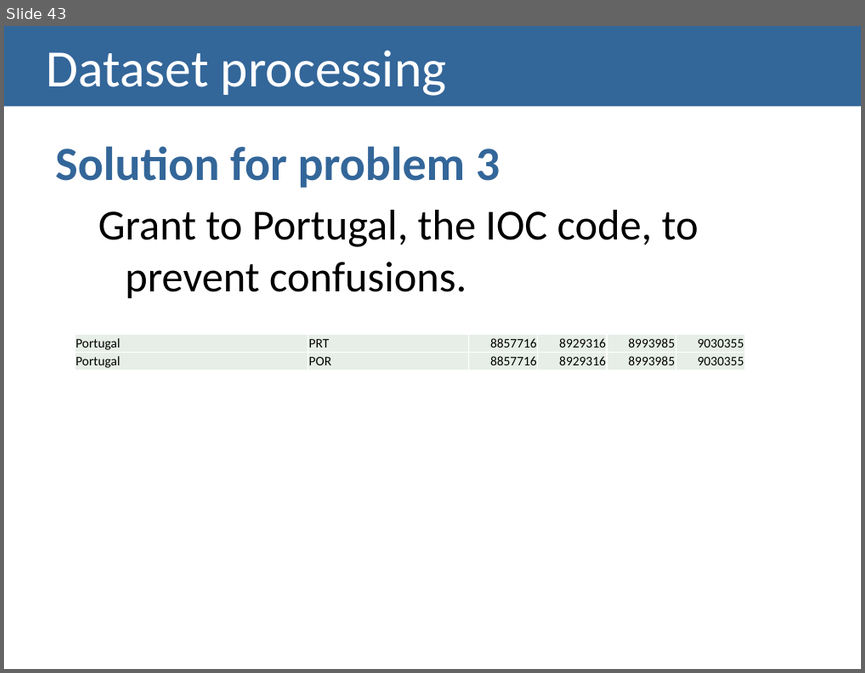
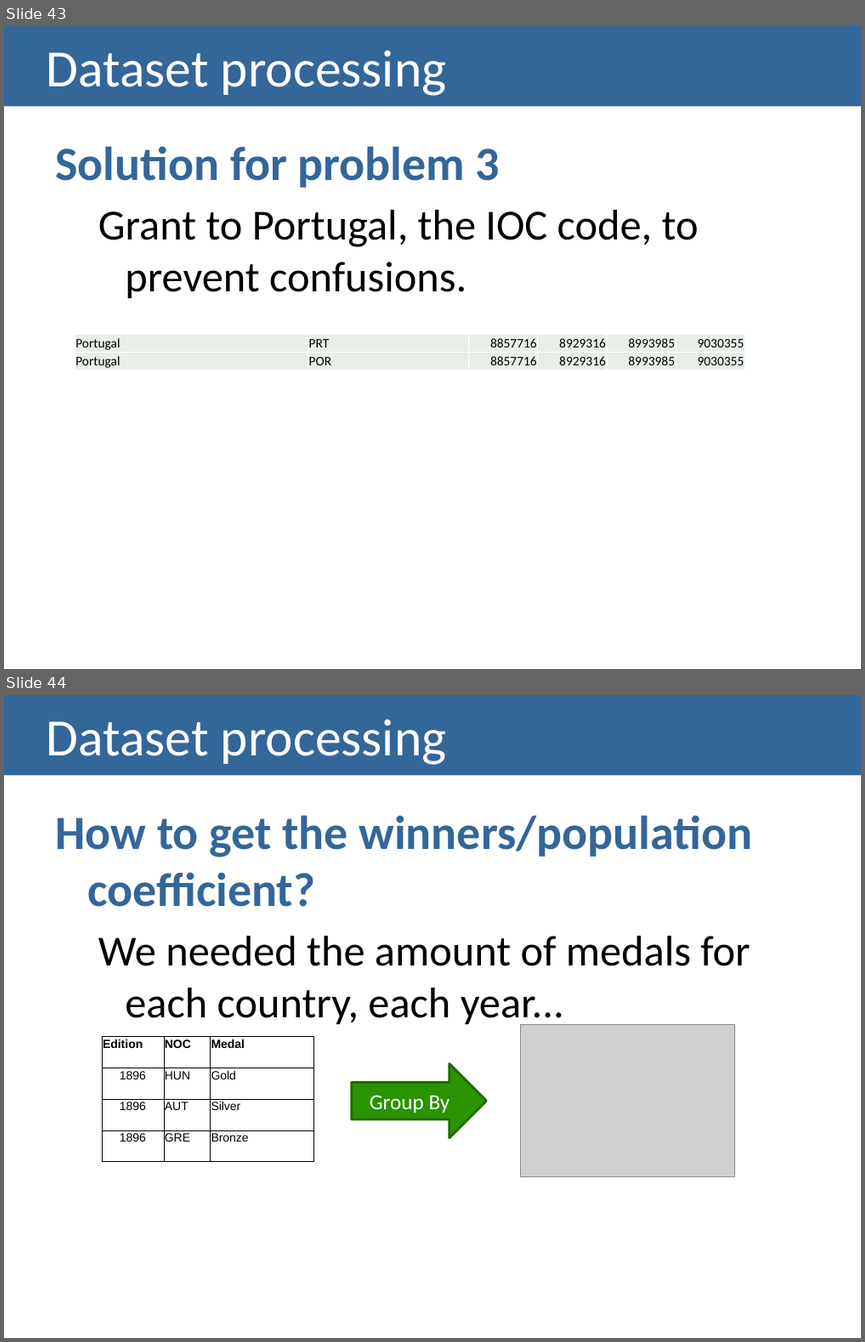
Before and after one commit to carboned4/V_I_2015_1, a slide deck: checkpoint2/G01A - Checkpoint2 Presentation.pptx. Shown one above the other, each under a label of ours: slide 43 before the commit, slides 43 and 44 after it. The pictures are 865x673 and 865x1342 pixels, drawn with LibreOffice and Linux fonts; fonts in the diff are those of the drawing; grey boxes stand for pictures. Boxes give left, top, right and bottom in pixels: in the first picture for what was removed or moved away, otherwise in the second. Text is boxed around its words. In the diff, an @@ line names an element or a change of style, - is before the commit and + after.

```diff
--- a/checkpoint2/G01A - Checkpoint2 Presentation.pptx
+++ b/checkpoint2/G01A - Checkpoint2 Presentation.pptx
@@ slide 44 added at (4,695,861,1338), background #FFFFFF @@
@@ title added at (4,695,861,776), fill #336699, 44 pt, text #FFFFFF @@
+Dataset processing
@@ text added at (55,815,753,1027), 36 pt, text #000000 @@
+How to get the winners/population coefficient?
+  We needed the amount of medals for each country, each year...
@@ picture added at (520,1025,734,1176) @@
@@ table added at (102,1037,313,1162), 4 rows, 3 columns @@
+Edition | NOC | Medal
+1896 | HUN | Gold
+1896 | AUT | Silver
+1896 | GRE | Bronze
@@ right arrow added at (352,1063,487,1138), fill #2A9300, outline #1F6D00 2 pt, 18 pt, text #FFFFFF @@
+Group By
```
Also in this commit, not shown: 3 other slides added, 1 other file.
